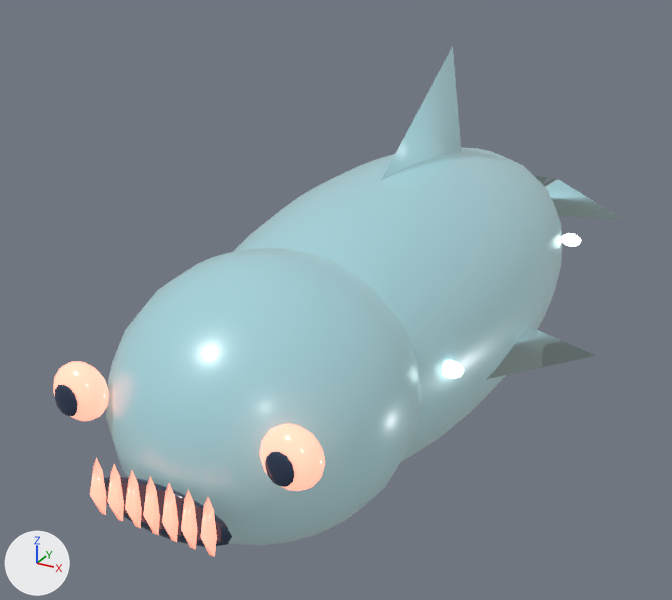
The glTF model assets/models/ocean/fish/razor-current.glb, before and after one commit.
Rendered twice from a 50 mm camera at (1.72, -3.73, 1.76) aimed at (-0.32, -0.01, -0.1). Arrows for +X, +Y and +Z are at lower left; the lights stay in place. The older version comes first. Where no turn or scale is listed for an object, it has been applied to the vertices.

Objects in the first picture: 'body', 'dorsal-fin-blade', 'head', 'mouth', 'swim-fin-1-blade', 'tail-lobe-1', 'weak-point-eye--1', 'weak-point-eye-1' and 12 more.
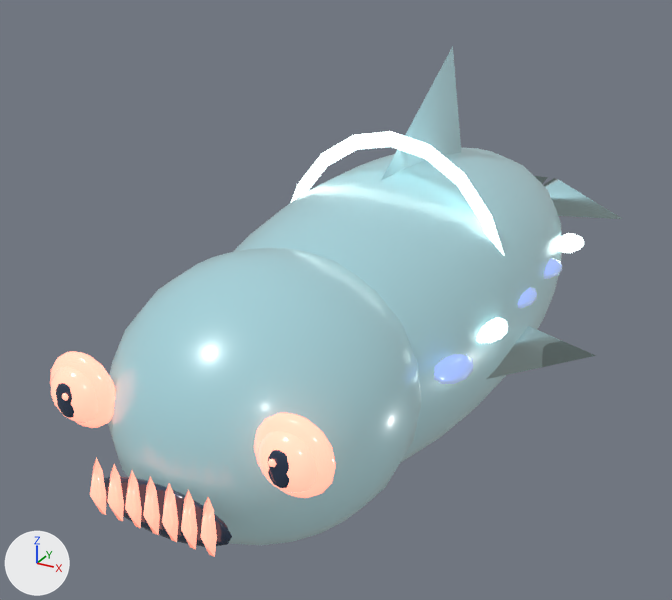
The change, as a list of edits to the scene's bpy script:
```text
Change ob_weak_point_eye_1:
    ob_weak_point_eye_1.location: (0.43, -1.666, 0.16) -> (0.43, -1.678, 0.16)
Change ob_weak_point_eye__1:
    ob_weak_point_eye__1.location: (-0.43, -1.666, 0.16) -> (-0.43, -1.678, 0.16)
Add ob_scale_1_4:
    ob_scale_1_4 = bpy.data.objects.new('scale-1-4', me_sphere_218)  # an icosphere of 80 faces spanning x -0.063..0.063, y -0.114..0.114, z -0.035..0.035; in mat_razor_current_biolight (white #e5f9f5, glowing white #eafffa)
    ob_scale_1_4.location = (0.616, 0.732, 0.12)
Add ob_scale_1_3:
    ob_scale_1_3 = bpy.data.objects.new('scale-1-3', me_sphere_216)  # an icosphere of 80 faces spanning x -0.063..0.063, y -0.114..0.114, z -0.035..0.035; in mat_razor_current_accent (blue #356af2, glowing grey #9ba9a6)
    ob_scale_1_3.location = (0.616, 0.346, 0.12)
Add ob_scale_1_2:
    ob_scale_1_2 = bpy.data.objects.new('scale-1-2', me_sphere_214)  # an icosphere of 80 faces spanning x -0.063..0.063, y -0.114..0.114, z -0.035..0.035; in mat_razor_current_accent (blue #356af2, glowing grey #9ba9a6)
    ob_scale_1_2.location = (0.616, -0.039, 0.12)
Add ob_scale_1_1:
    ob_scale_1_1 = bpy.data.objects.new('scale-1-1', me_sphere_218.copy())
    ob_scale_1_1.location = (0.616, -0.425, 0.12)
Add ob_scale_1_0:
    ob_scale_1_0 = bpy.data.objects.new('scale-1-0', me_sphere_210)  # an icosphere of 80 faces spanning x -0.063..0.063, y -0.114..0.114, z -0.035..0.035; in mat_razor_current_accent (blue #356af2, glowing grey #9ba9a6)
    ob_scale_1_0.location = (0.616, -0.81, 0.12)
Add ob_luminous_halo:
    ob_luminous_halo = bpy.data.objects.new('luminous-halo', me_torus_006)  # 120 vertices, 240 faces; spans x -0.597..0.597, y -0.03..0.03, z -0.75..0.75; in mat_razor_current_biolight (white #e5f9f5, glowing white #eafffa)
    ob_luminous_halo.location = (0.0, -0.105, 0.05)
Add ob_eye_glow__1:
    ob_eye_glow__1 = bpy.data.objects.new('eye-glow--1', me_sphere_195)  # a UV sphere (16 segments, 8 rings, poles along z) spanning x -0.145..0.145, y -0.06..0.06, z -0.145..0.145; in mat_razor_current_eye (pink #ff9b86, glowing pink #ff9b86)
    ob_eye_glow__1.location = (-0.43, -1.654, 0.16)
Add ob_eye_glow_1:
    ob_eye_glow_1 = bpy.data.objects.new('eye-glow-1', me_sphere_195.copy())
    ob_eye_glow_1.location = (0.43, -1.654, 0.16)
Add ob_eye_catchlight_1:
    ob_eye_catchlight_1 = bpy.data.objects.new('eye-catchlight-1', me_sphere_202)  # a UV sphere (8 segments, 4 rings, poles along z) spanning x -0.0143..0.0143, y -0.009..0.009, z -0.0143..0.0143; in mat_razor_current_eye (pink #ff9b86, glowing pink #ff9b86)
    ob_eye_catchlight_1.location = (0.415, -1.755, 0.186)
```

Changed parts and their boxes [x1, y1, x2, y2] in the pictures (672 x 600 px):
'luminous-halo', added
    after: [291, 131, 505, 256]
'weak-point-eye-1', moved
    before: [259, 424, 325, 491]
    after: [257, 431, 317, 493]
'eye-glow-1', added
    after: [254, 412, 336, 498]
'weak-point-eye--1', moved
    before: [53, 361, 109, 421]
    after: [51, 367, 98, 423]
'eye-glow--1', added
    after: [50, 351, 116, 428]
'scale-1-0', added
    after: [434, 354, 473, 384]
'scale-1-1', added
    after: [477, 318, 508, 343]
'scale-1-4', added
    after: [558, 234, 584, 253]
'scale-1-3', added
    after: [544, 258, 562, 279]
'scale-1-2', added
    after: [518, 287, 537, 308]
'eye-catchlight-1', added
    after: [268, 459, 276, 467]
